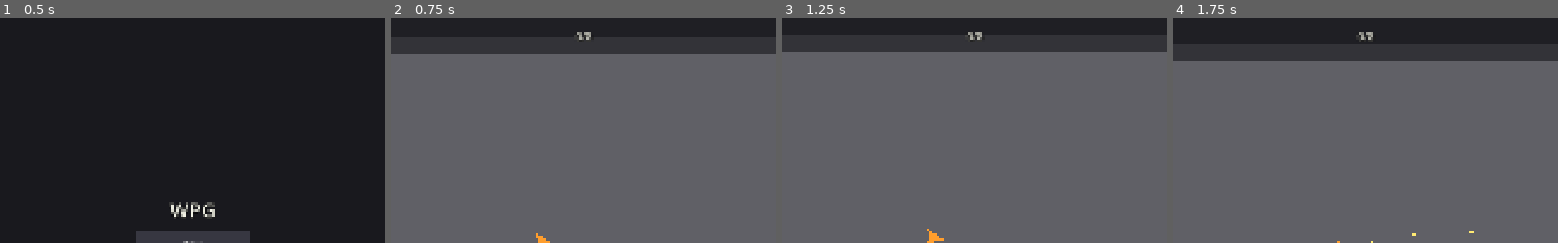
Above: before the commit, frames 1-4 (left to right).
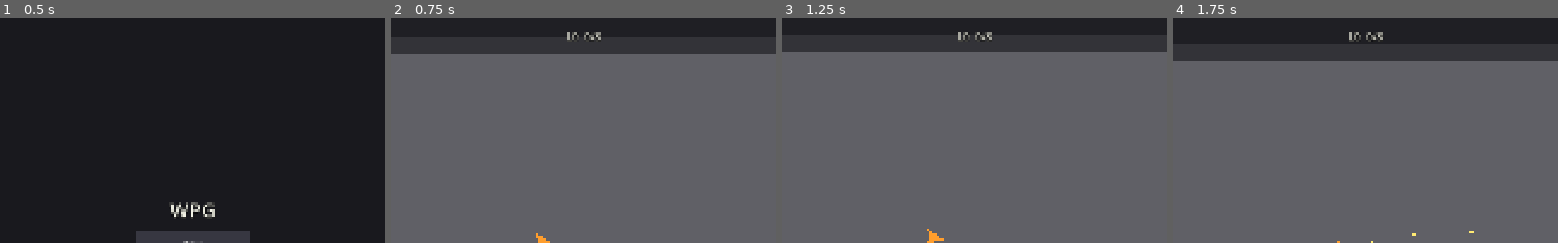
Above: after the commit, the same moments.

Repository: ZhiH2333/WPG
Game: Godot game, scene res://ui/main_menu.tscn
Two runs of this game, one before a commit and one after it. Both use one fixed random seed, a clock stepped at 60 frames per second and the inputs below.
Inputs (mouse positions are % of the whole screen's width and height, from its top left):
- Up to frame 1 (0.5 s): no input
- Up to frame 2 (0.75 s): click "Play" at 0.5 s
- Up to frame 3 (1.25 s): no input
- Up to frame 4 (1.75 s): tap Enter (ui_accept) at 1.25, 1.52 s; move the mouse to (75, 45) at 1.27 s; press the mouse at (75, 45) at 1.28 s; hold D (move_right) from 1.28 s (still down)
The pictures show only the part of the screen within x 27-77%, y 0-50%; the shares and areas given below are measured in that part.

Frame 1 is identical in both runs. In frame 2, 0.2% of the frame differs, in the area x 45-55%, y 6-10%; in frame 3, 0.2%; in frame 4, 0.3%, in the area x 45-55%, y 6-11%.

Commit message:
:speech_balloon: phraseLabel

Diff:
--- a/ui/hud.gd
+++ b/ui/hud.gd
@@ -82,7 +82,10 @@
 	_weapon_label.text = weapon.get_display_name()
 
 func _refresh_phrase() -> void:
-	if _encounter == null:
-		_phrase_label.text = "-"
-		return
-	_phrase_label.text = _encounter.get_phrase_label()
+	var phrase: String = "-"
+	if _encounter != null:
+		phrase = _encounter.get_phrase_label()
+	var loop_index: int = 0
+	if _run_session != null:
+		loop_index = _run_session.get_loop_index()
+	_phrase_label.text = "L%d  %s" % [loop_index, phrase]
--- a/ui/hud.tscn
+++ b/ui/hud.tscn
@@ -87,14 +87,14 @@
 anchor_top = 0.0
 anchor_right = 0.5
 anchor_bottom = 0.0
-offset_left = -200.0
+offset_left = -280.0
 offset_top = 24.0
-offset_right = 200.0
+offset_right = 280.0
 offset_bottom = 64.0
 grow_horizontal = 2
-pivot_offset = Vector2(200, 20)
+pivot_offset = Vector2(280, 20)
 mouse_filter = 2
 theme_type_variation = &"HudPhrase"
-text = "0/8"
+text = "L0  0/8"
 horizontal_alignment = 1
 vertical_alignment = 1
Not shown, changed: README.md
